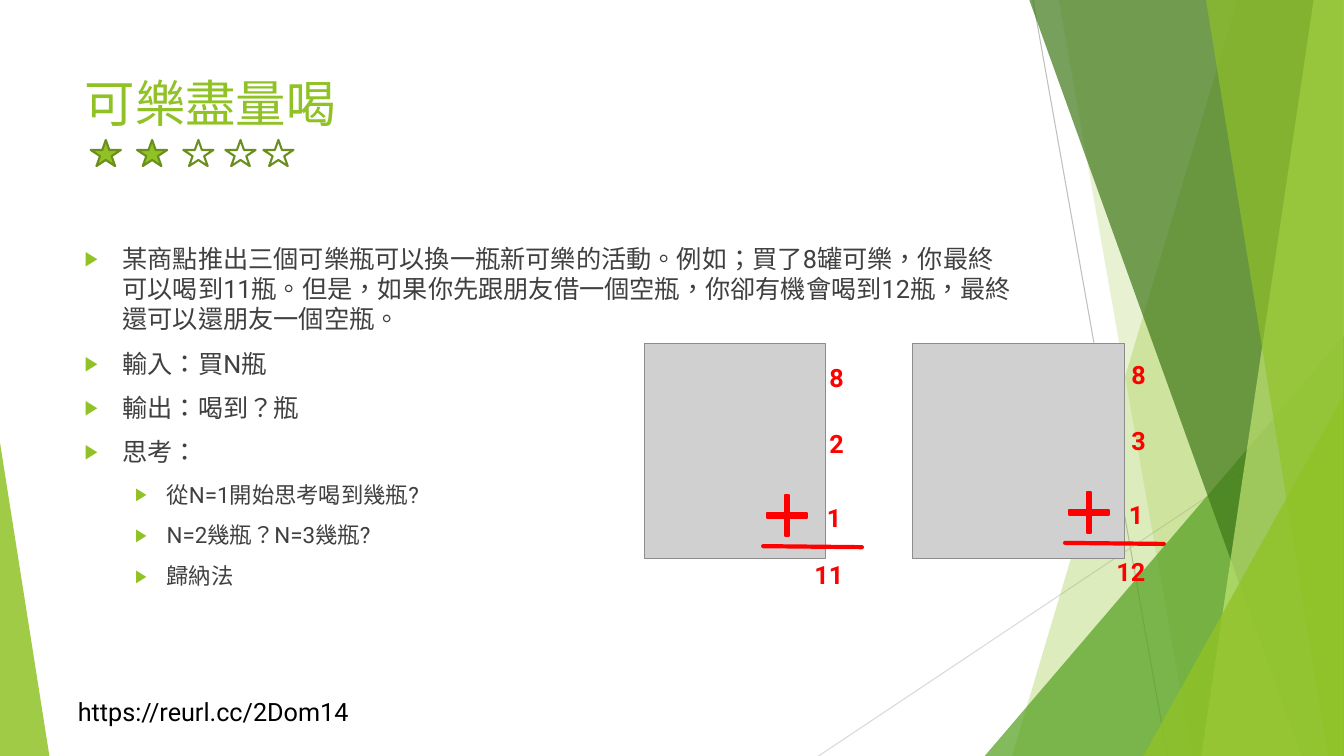
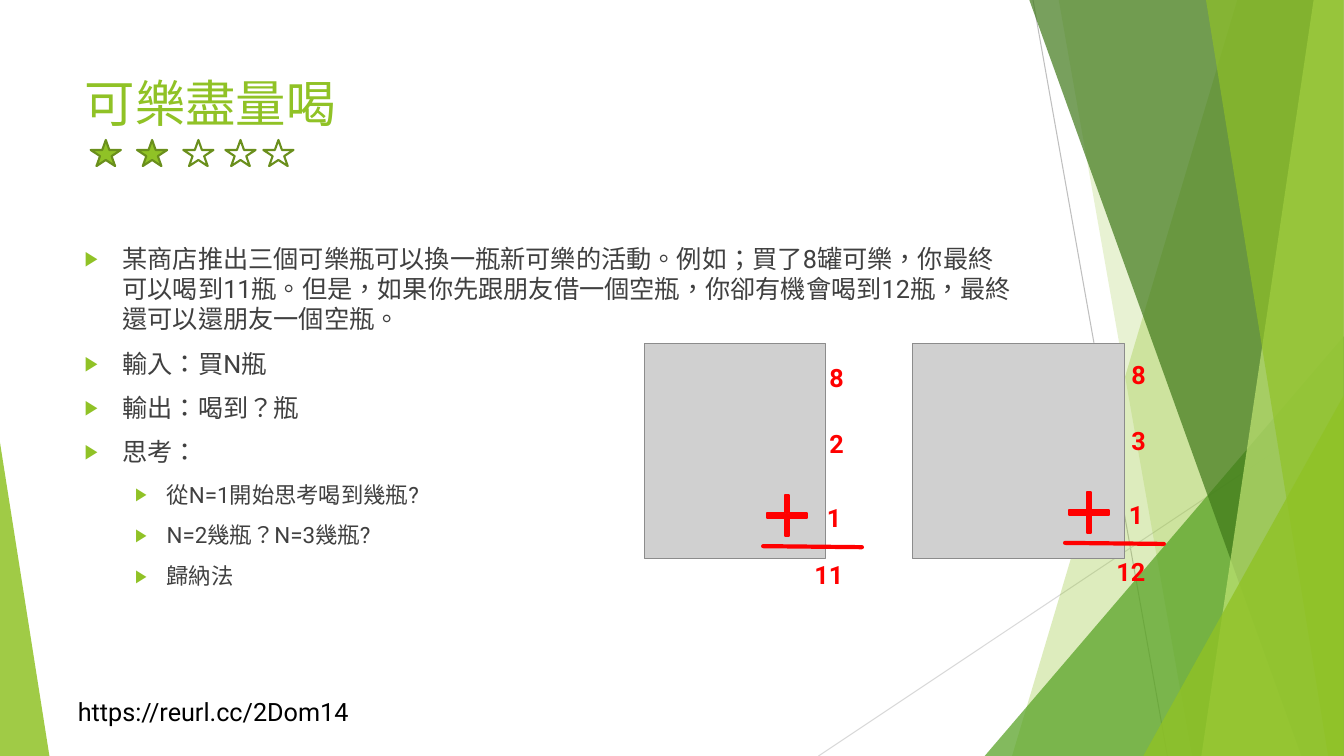
Before and after one commit to liulawsi/My_PPTs, a slide deck: slide 8 of LCC/Java/A1_邏輯思考訓練題.pptx. Drawn at 1344x756 pixels with LibreOffice and Linux fonts; fonts in the diff are those of the drawing; grey boxes stand for pictures. Boxes give left, top, right and bottom in pixels: in the first picture for what was removed or moved away, otherwise in the second. Text is boxed around its words. In the diff, an @@ line names an element or a change of style, - is before the commit and + after.

```diff
--- a/LCC/Java/A1_邏輯思考訓練題.pptx
+++ b/LCC/Java/A1_邏輯思考訓練題.pptx
@@ text at (x1=123, y1=247, x2=1011, y2=330): text changed @@
-▶ 某商點推出三個可樂瓶可以換一瓶新可樂的活動。例如；買了8罐可樂，你最終可以喝到11瓶。但是，如果你先跟朋友借一個空瓶，你卻有機會喝到12瓶，最終還可以還朋友一個空瓶。
+▶ 某商店推出三個可樂瓶可以換一瓶新可樂的活動。例如；買了8罐可樂，你最終可以喝到11瓶。但是，如果你先跟朋友借一個空瓶，你卻有機會喝到12瓶，最終還可以還朋友一個空瓶。
```
Also in this commit, not shown: 6 other slides changed, 14 other files.
